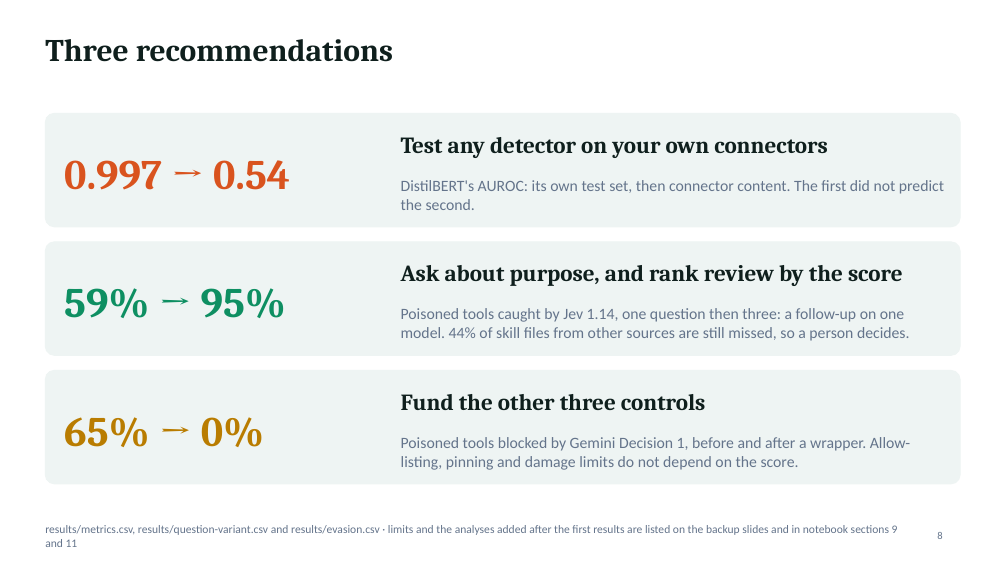
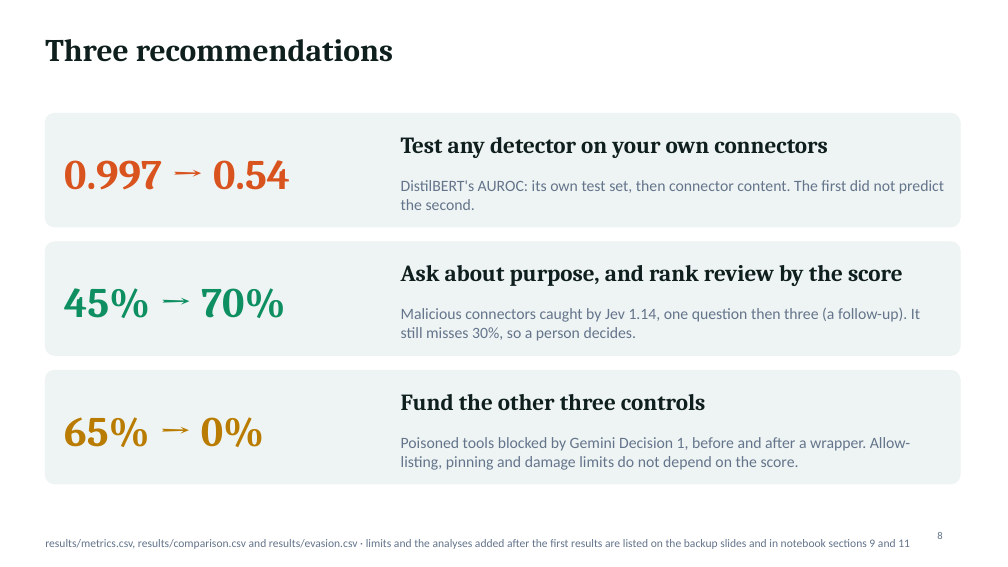
Before and after one commit to jonasneves/connector-gate, a slide deck: slide 8 of slides.pptx. Drawn at 1008x567 pixels with LibreOffice and Linux fonts; fonts in the diff are those of the drawing. Boxes give left, top, right and bottom in pixels: in the first picture for what was removed or moved away, otherwise in the second. Text is boxed around its words. In the diff, an @@ line names an element or a change of style, - is before the commit and + after.

```diff
--- a/slides.pptx
+++ b/slides.pptx
@@ text at (x1=64, y1=288, x2=285, y2=318): text changed @@
-59% → 95%
+45% → 70%
@@ text at (x1=401, y1=308, x2=920, y2=341): text changed @@
-Poisoned tools caught by Jev 1.14, one question then three: a follow-up on one model. 44% of skill files from other sources are still missed, so a person decides.
+Malicious connectors caught by Jev 1.14, one question then three (a follow-up). It still misses 30%, so a person decides.
@@ text at (x1=45, y1=539, x2=910, y2=549): text changed @@
-results/metrics.csv, results/question-variant.csv and results/evasion.csv · limits and the analyses added after the first results are listed on the backup slides and in notebook sections 9 and 11
+results/metrics.csv, results/comparison.csv and results/evasion.csv · limits and the analyses added after the first results are listed on the backup slides and in notebook sections 9 and 11
```
Also in this commit, not shown: 4 other slides changed, 2 slides added, 10 other files.
